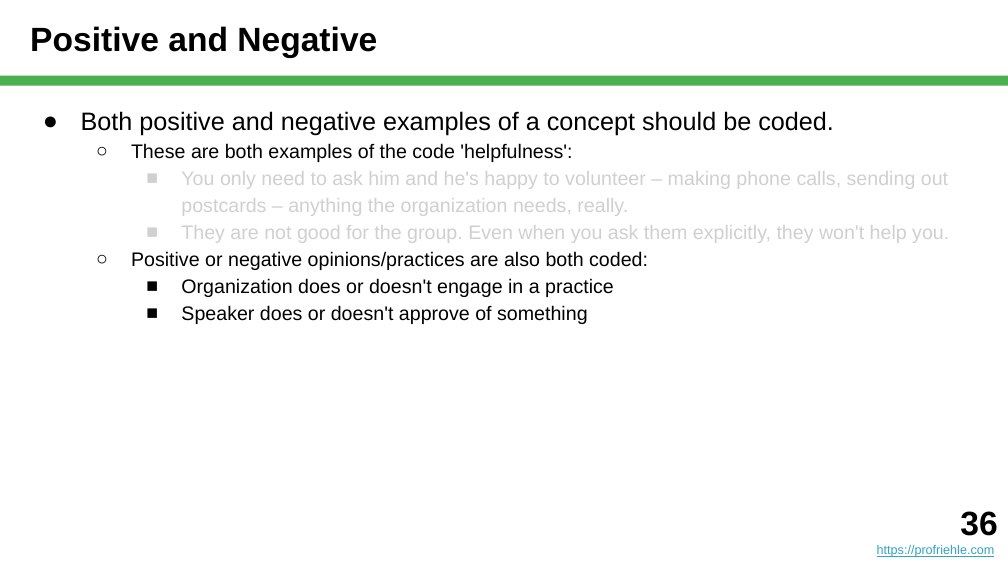
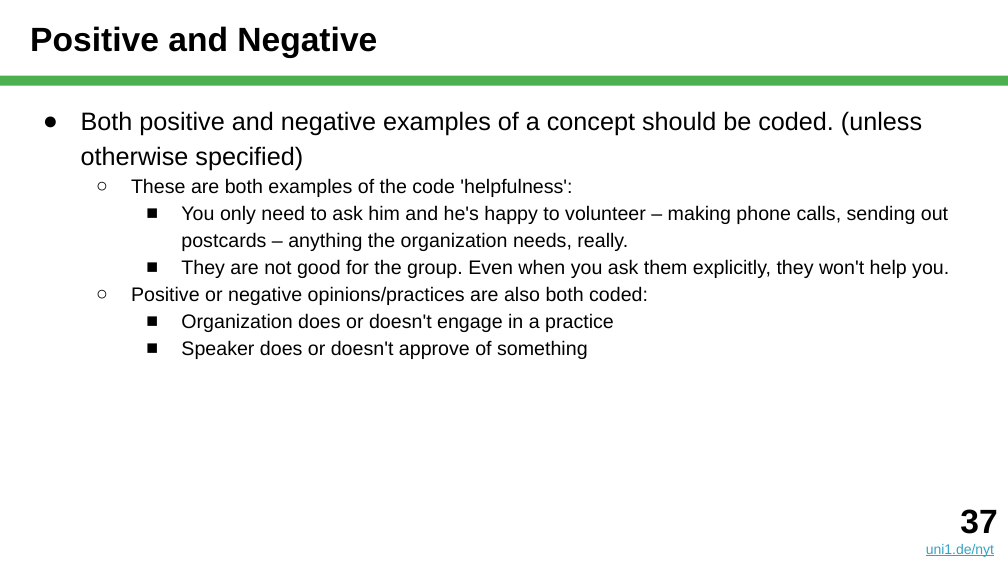
Before and after one commit to dirkriehle/nyt-course, a slide deck: slide 37 of Lecture slides/NYT B03 - Qualitative Data Analysis.pptx (slide 36 before the commit). Drawn at 1008x567 pixels with LibreOffice and Linux fonts; fonts in the diff are those of the drawing. Boxes give left, top, right and bottom in pixels: in the first picture for what was removed or moved away, otherwise in the second. Text is boxed around its words. In the diff, an @@ line names an element or a change of style, - is before the commit and + after.

```diff
--- a/Lecture slides/NYT B03 - Qualitative Data Analysis.pptx
+++ b/Lecture slides/NYT B03 - Qualitative Data Analysis.pptx
@@ text at [81,111,922,170]: text changed @@
-● Both positive and negative examples of a concept should be coded.
+● Both positive and negative examples of a concept should be coded. (unless otherwise specified)
@@ text at [181,205,949,278]: text colour #D0D0D0 to #000000 in "You only need to ask him and ...", "They are not good for the group. ..."; bullet colour #D0D0D0 to #000000 @@
@@ text added at [926,509,997,557], 10 pt, text #34A3C5, underline @@
+37
+uni1.de/nyt
@@ text removed at [877,511,997,557] @@
-36
-https://profriehle.com
```
Also in this commit, not shown: 34 other slides changed, 2 slides added, 1 slide removed, 1 other file.
